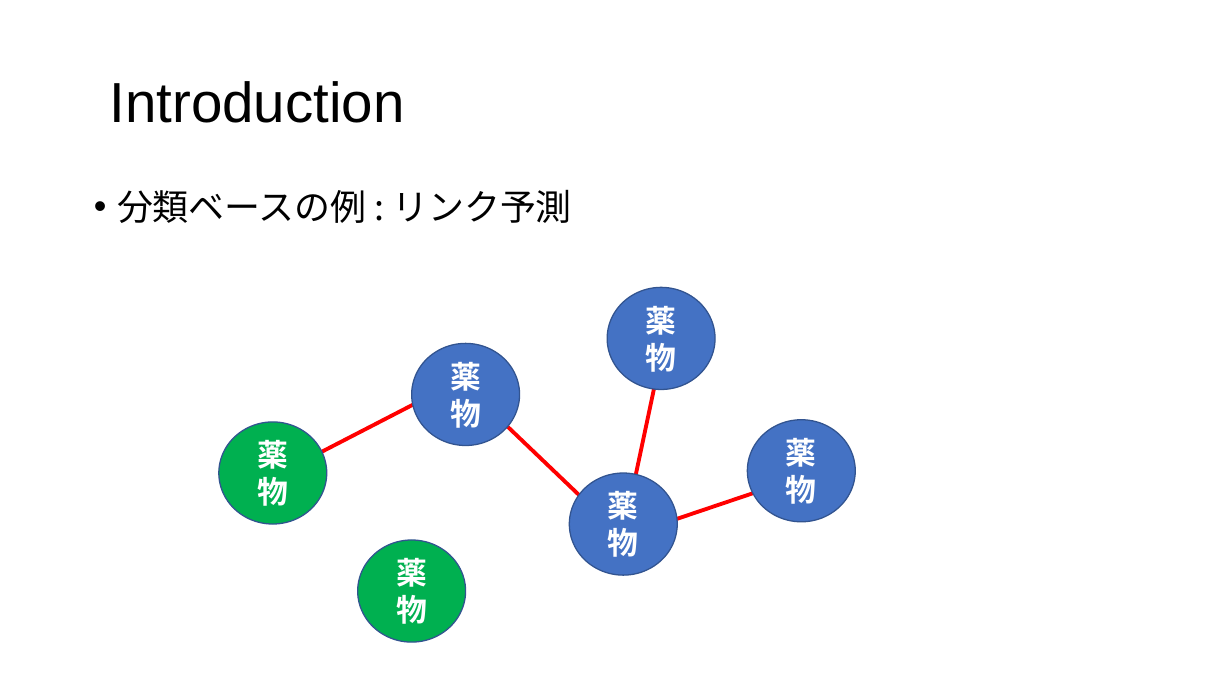
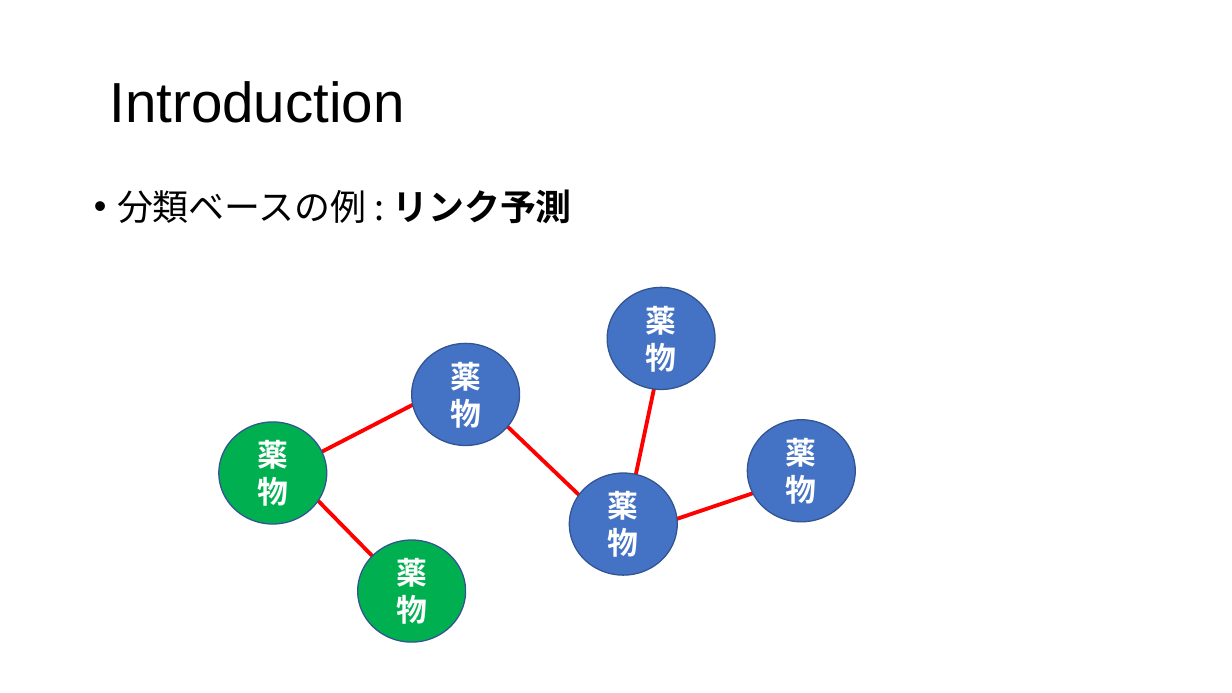
Before and after one commit to tsutarou10/variousFile, a slide deck: slide 11 of Predicting potential drug-drug interactions on topological and semantic similarity features using statistical learning.pptx. Drawn at 1232x693 pixels with LibreOffice and Linux fonts; fonts in the diff are those of the drawing. Boxes give left, top, right and bottom in pixels: in the first picture for what was removed or moved away, otherwise in the second. Text is boxed around its words. In the diff, an @@ line names an element or a change of style, - is before the commit and + after.

```diff
--- a/Predicting potential drug-drug interactions on topological and semantic similarity features using statistical learning.pptx
+++ b/Predicting potential drug-drug interactions on topological and semantic similarity features using statistical learning.pptx
@@ text "分類ベースの例 : リンク予測" at <box>117,189,571,224</box>: bold on in "リンク予測" @@
@@ line added from (269, 451) to (428, 613), #FF0000 3 pt @@
```
Also in this commit, not shown: 18 other slides changed, 2 slides added.
